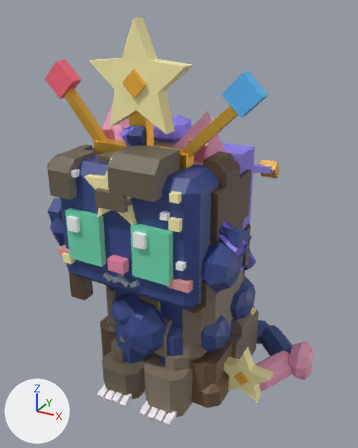
Before and after pictures for a commit that changed the FBX model assets/clean-a-cat/exports/CleanACat_Cat_Stardust_Dirty_Sit.fbx.
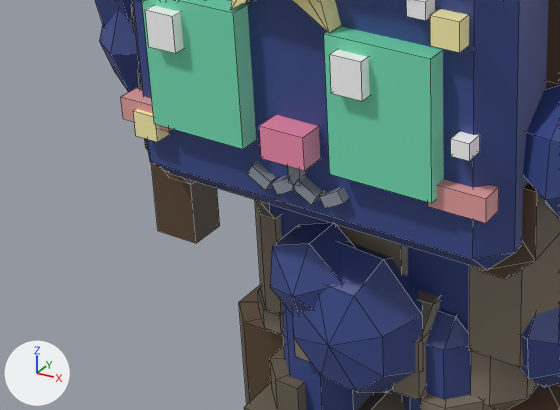
There are two pictures of each version: one whole from a 50 mm camera at (0.014, -0.0249, 0.0234) aimed at (-0.0003, 0.0011, 0.0104), one close up on the part from 4% to 60% of the width and 48% to 80% of the height. The lights are fixed; the arrows at lower left show +X, +Y and +Z. The last two pictures show the newer version. The close-ups show mesh edges as thin lines. Where no turn or scale is listed for an object, it has been applied to the vertices. Vertices at exactly the same position are counted once.

In view in the first close-up: 'CleanACat_Cat_Stardust_Dirty_Sit_Body', 'CleanACat_Cat_Stardust_Dirty_Sit_Eye1', 'CleanACat_Cat_Stardust_Dirty_Sit_Eye2', 'CleanACat_Cat_Stardust_Dirty_Sit_Fluff01', 'CleanACat_Cat_Stardust_Dirty_Sit_Fluff02', 'CleanACat_Cat_Stardust_Dirty_Sit_Fluff04', 'CleanACat_Cat_Stardust_Dirty_Sit_Head', 'CleanACat_Cat_Stardust_Dirty_Sit_LegF1', 'CleanACat_Cat_Stardust_Dirty_Sit_LegF2', 'CleanACat_Cat_Stardust_Dirty_Sit_Mud01', 'CleanACat_Cat_Stardust_Dirty_Sit_Mud02', 'CleanACat_Cat_Stardust_Dirty_Sit_Mud08' and 9 more.
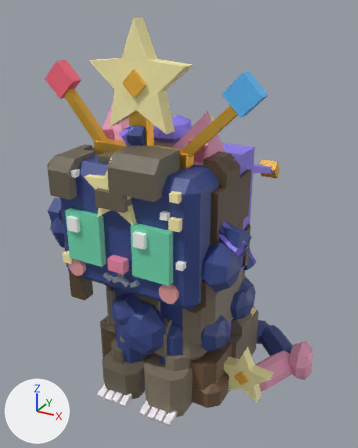
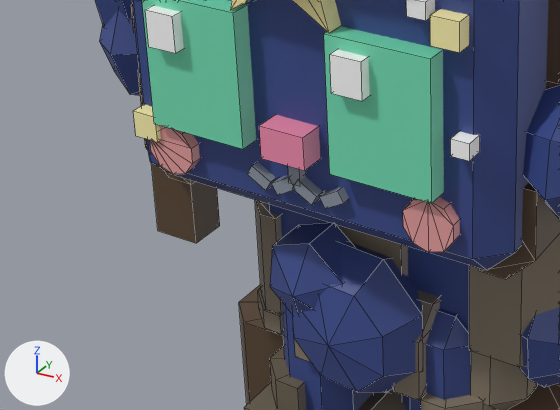
Edits to the scene script, one JSON object a line:
```json
{"block": "me_cleanacat_cat_stardust_dirty_sit_head", "where": "# used by ob_cleanacat_cat_stardust_dirty_sit_head; location = (0.0, -0.00095, 0.00969)"}
{"op": "remove", "block": "me_cleanacat_cat_stardust_dirty_sit_head", "code": "me_cleanacat_cat_stardust_dirty_sit_head.from_pydata(...)  # 174 vertices, 152 faces; spans x -0.00451..0.00451, y -0.00537..0.00226, z -0.00109..0.00708"}
{"op": "add", "block": "me_cleanacat_cat_stardust_dirty_sit_head", "code": "me_cleanacat_cat_stardust_dirty_sit_head.from_pydata(...)  # 198 vertices, 192 faces; spans x -0.00451..0.00451, y -0.00537..0.00226, z -0.00109..0.00708"}
{"block": "me_cleanacat_cat_stardust_dirty_sit_head", "change": "me_cleanacat_cat_stardust_dirty_sit_head part 1: a new loose piece, a 10-sided cylinder along y spanning x -0.00352..-0.00246, y -0.00508..-0.00461, z -0.00034..0.00077, in mat_cleanacat_palette"}
{"block": "me_cleanacat_cat_stardust_dirty_sit_head", "change": "me_cleanacat_cat_stardust_dirty_sit_head part 2: a new loose piece, a 10-sided cylinder along y spanning x 0.00246..0.00352, y -0.00508..-0.00461, z -0.00034..0.00077, in mat_cleanacat_palette"}
{"block": "me_cleanacat_cat_stardust_dirty_sit_head", "change": "me_cleanacat_cat_stardust_dirty_sit_head part 3: the loose piece of 8 vertices spanning x 0.00299..0.00419, y -0.00508..-0.00461, z 0.00063..0.00113 is deleted"}
{"block": "me_cleanacat_cat_stardust_dirty_sit_head", "change": "me_cleanacat_cat_stardust_dirty_sit_head part 4: the loose piece of 8 vertices spanning x -0.00419..-0.00299, y -0.00508..-0.00461, z 0.00063..0.00113 is deleted"}
```

Pixel boxes [x1, y1, x2, y2] of what changed, in the close-ups (560 x 410 px):
```json
{"object": "CleanACat_Cat_Stardust_Dirty_Sit_Head", "change": "reshaped", "before": [121, 0, 548, 270], "after": [132, 0, 548, 270]}
{"part": 1, "of": "me_cleanacat_cat_stardust_dirty_sit_head", "change": "added", "after": [150, 126, 200, 174], "on screen": "pink"}
{"part": 2, "of": "me_cleanacat_cat_stardust_dirty_sit_head", "change": "added", "after": [403, 197, 460, 252], "on screen": "pink"}
{"part": 3, "of": "me_cleanacat_cat_stardust_dirty_sit_head", "change": "deleted", "before": [428, 179, 499, 223], "on screen": "pink"}
{"part": 4, "of": "me_cleanacat_cat_stardust_dirty_sit_head", "change": "deleted", "before": [121, 88, 173, 132], "on screen": "pink"}
```
